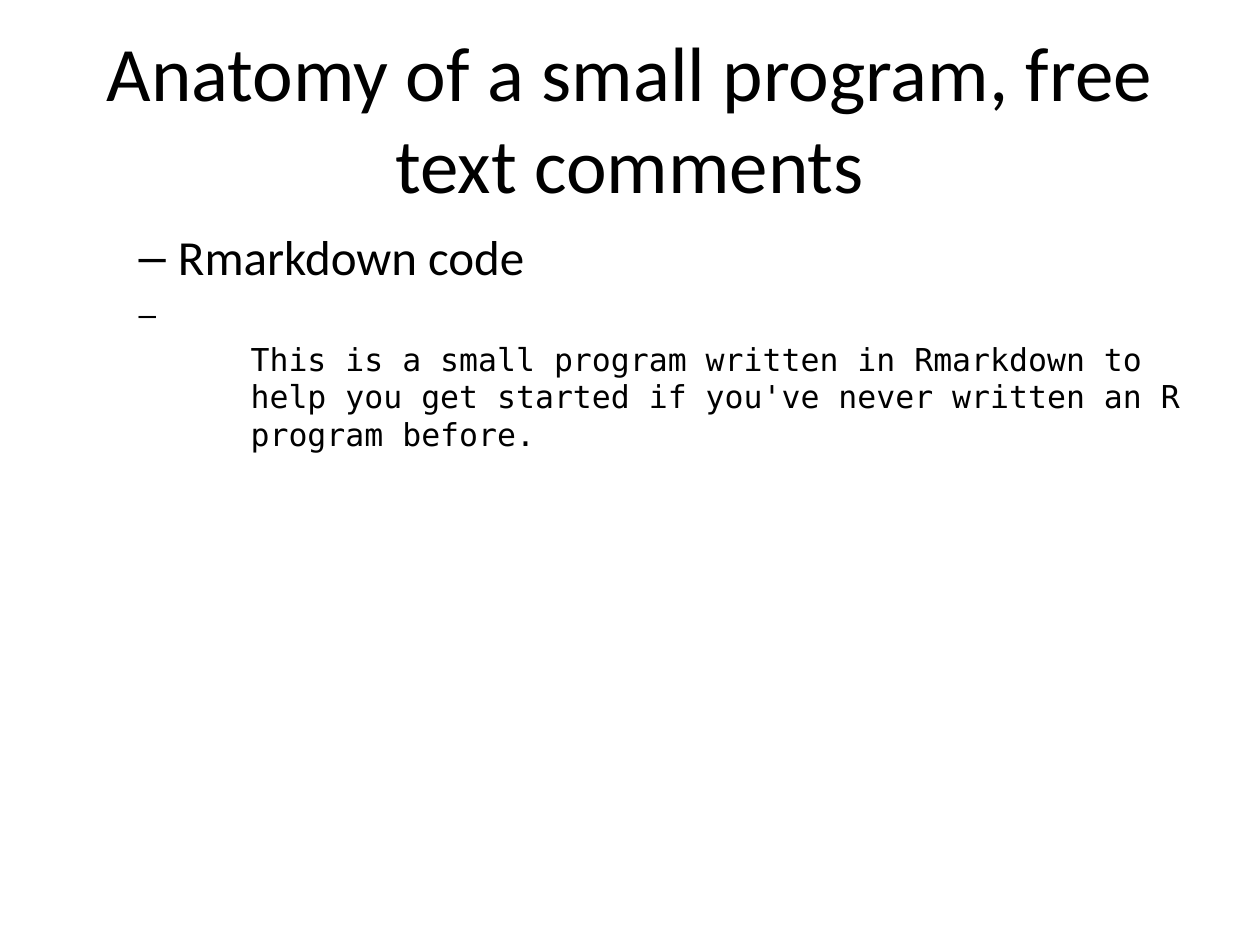
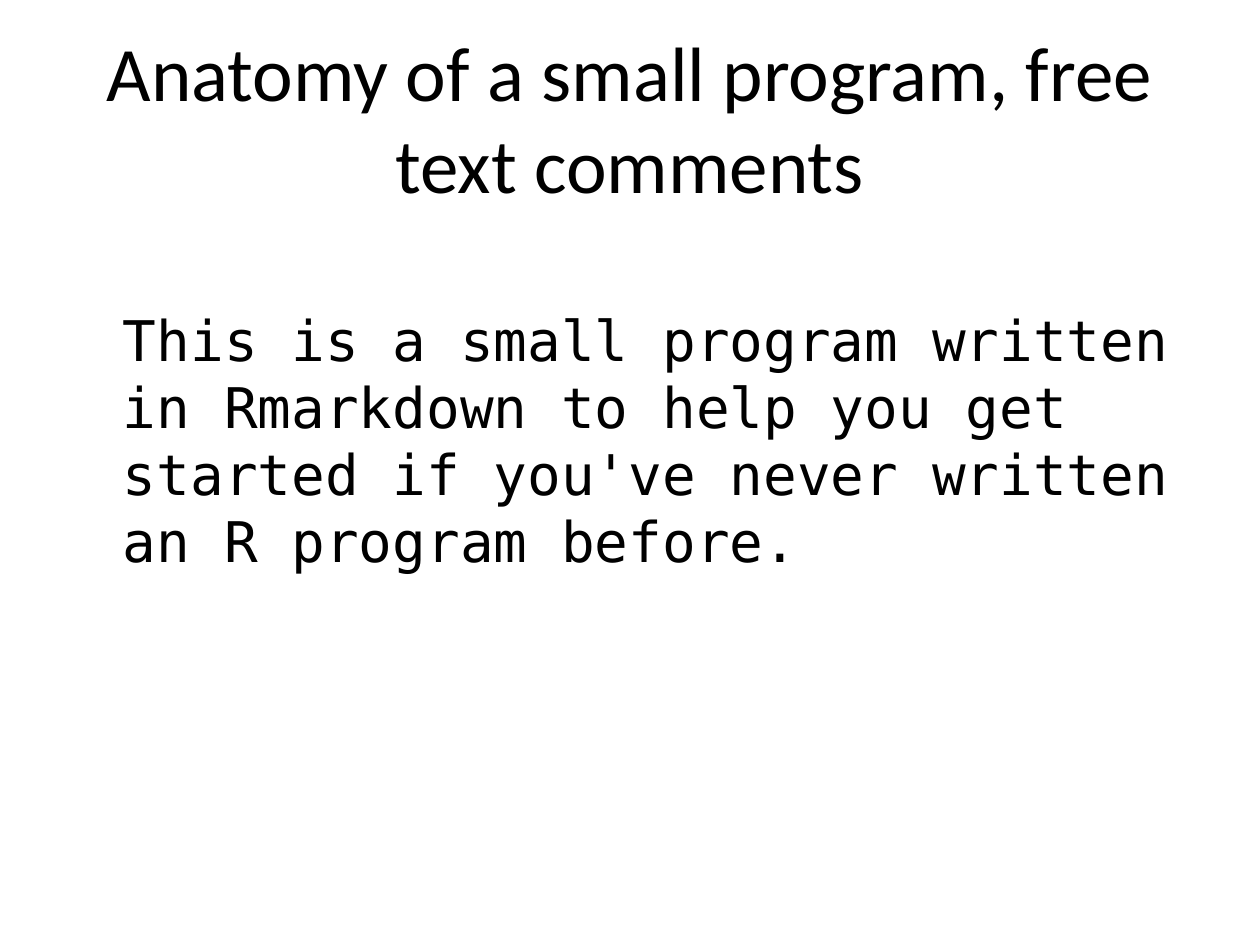
Before and after one commit to pmean/classes, a slide deck: slide 11 of introduction-to-r/src/v01-slides-and-speaker-notes.pptx (slide 10 before the commit). Drawn at 1260x945 pixels with LibreOffice and Linux fonts; fonts in the diff are those of the drawing. Boxes give left, top, right and bottom in pixels: in the first picture for what was removed or moved away, otherwise in the second. Text is boxed around its words. In the diff, an @@ line names an element or a change of style, - is before the commit and + after.

```diff
--- a/introduction-to-r/src/v01-slides-and-speaker-notes.pptx
+++ b/introduction-to-r/src/v01-slides-and-speaker-notes.pptx
@@ text "This is a small program ..." at (123,318,1168,574): size 18 to 32 pt; indent changed; more space between paragraphs @@
@@ text at (178,241,524,276): paragraph removed @@
-  – Rmarkdown code
```
Also in this commit, not shown: 11 other slides changed, 1 slide added, 15 other files.
